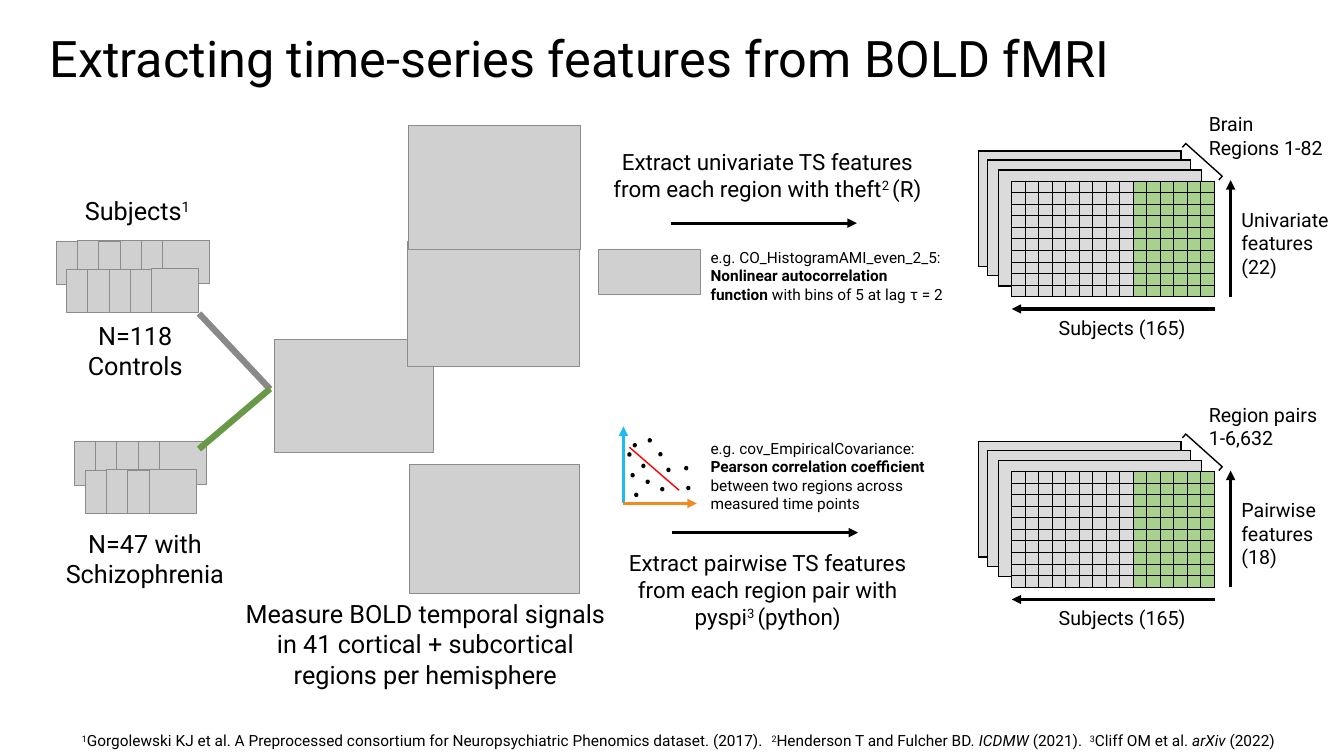
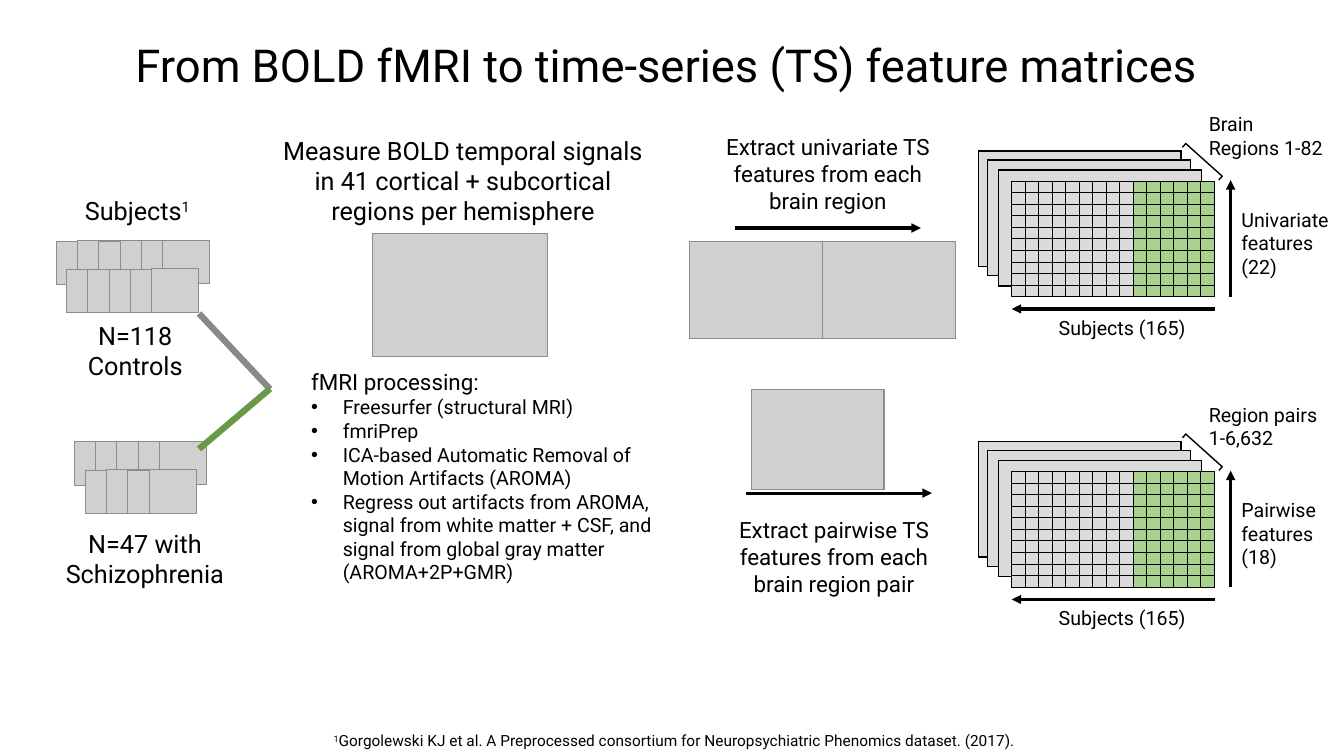
Before and after one commit to anniegbryant/CNS_2022, a slide deck: slide 6 of schizophrenia_classification_workshop/Workshop_Talk.pptx (slide 3 before the commit). Drawn at 1344x756 pixels with LibreOffice and Linux fonts; fonts in the diff are those of the drawing; grey boxes stand for pictures. Boxes give left, top, right and bottom in pixels: in the first picture for what was removed or moved away, otherwise in the second. Text is boxed around its words. In the diff, an @@ line names an element or a change of style, - is before the commit and + after.

```diff
--- a/schizophrenia_classification_workshop/Workshop_Talk.pptx
+++ b/schizophrenia_classification_workshop/Workshop_Talk.pptx
@@ title at (x1=135, y1=46, x2=1197, y2=92): text changed; size 36 to 32.4 pt @@
-Extracting time-series features from BOLD fMRI
+From BOLD fMRI to time-series (TS) feature matrices
@@ text "Measure BOLD temporal signals in ..." moved from (x1=246, y1=604, x2=605, y2=690) to (x1=283, y1=141, x2=643, y2=226) @@
@@ text at (x1=726, y1=139, x2=929, y2=214): text changed @@
-Extract univariate TS features from each region with theft2 (R)
+Extract univariate TS features from each brain region
@@ picture resized from (x1=274, y1=340, x2=434, y2=453) to (x1=372, y1=233, x2=547, y2=357) @@
@@ arrow moved from (671, 223) - (857, 223) to (735, 228) - (922, 228) @@
@@ picture removed at (x1=599, y1=250, x2=701, y2=294) @@
@@ picture resized from (x1=408, y1=242, x2=580, y2=367) to (x1=690, y1=242, x2=823, y2=339) @@
@@ text removed at (x1=711, y1=252, x2=943, y2=303) @@
-e.g. CO_HistogramAMI_even_2_5:
-Nonlinear autocorrelation function with bins of 5 at lag τ = 2
@@ picture resized from (x1=408, y1=125, x2=580, y2=250) to (x1=823, y1=242, x2=956, y2=339) @@
@@ text added at (x1=311, y1=373, x2=652, y2=584), 14 pt, text #000000 @@
+fMRI processing:
+• Freesurfer (structural MRI)
+• fmriPrep
+• ICA-based Automatic Removal of Motion Artifacts (AROMA)
+• Regress out artifacts from AROMA, signal from white matter + CSF, and signal from global gray matter (AROMA+2P+GMR)
@@ picture resized from (x1=409, y1=465, x2=580, y2=594) to (x1=752, y1=390, x2=884, y2=490) @@
@@ arrow removed from (624, 503) to (624, 426) @@
@@ line removed from (629, 448) to (680, 490) @@
@@ ellipse removed at (x1=633, y1=443, x2=637, y2=448) @@
@@ ellipse removed at (x1=648, y1=439, x2=652, y2=444) @@
@@ text removed at (x1=711, y1=442, x2=925, y2=512) @@
-e.g. cov_EmpiricalCovariance:
-Pearson correlation coefficient between two regions across measured time points
@@ ellipse removed at (x1=627, y1=453, x2=631, y2=458) @@
@@ ellipse removed at (x1=631, y1=473, x2=635, y2=478) @@
@@ ellipse removed at (x1=641, y1=464, x2=645, y2=469) @@
@@ ellipse removed at (x1=658, y1=452, x2=662, y2=457) @@
@@ ellipse removed at (x1=666, y1=468, x2=670, y2=473) @@
@@ ellipse removed at (x1=685, y1=466, x2=689, y2=471) @@
@@ arrow removed from (624, 503) to (697, 503) @@
@@ ellipse removed at (x1=634, y1=493, x2=638, y2=498) @@
@@ ellipse removed at (x1=645, y1=480, x2=649, y2=485) @@
@@ ellipse removed at (x1=660, y1=487, x2=664, y2=492) @@
@@ ellipse removed at (x1=687, y1=486, x2=691, y2=491) @@
@@ arrow moved from (673, 532) - (858, 532) to (746, 493) - (933, 493) @@
@@ text at (x1=739, y1=522, x2=928, y2=597): text changed @@
-Extract pairwise TS features from each region pair with pyspi3 (python)
+Extract pairwise TS features from each brain region pair
@@ text at (x1=427, y1=734, x2=1014, y2=750): text changed @@
-1Gorgolewski KJ et al. A Preprocessed consortium for Neuropsychiatric Phenomics dataset. (2017). 2Henderson T and Fulcher BD. ICDMW (2021). 3Cliff OM et al. arXiv (2022)
+1Gorgolewski KJ et al. A Preprocessed consortium for Neuropsychiatric Phenomics dataset. (2017).
```
Also in this commit, not shown: 4 other slides changed, 12 slides added, 4 slides removed, 3 other files.
